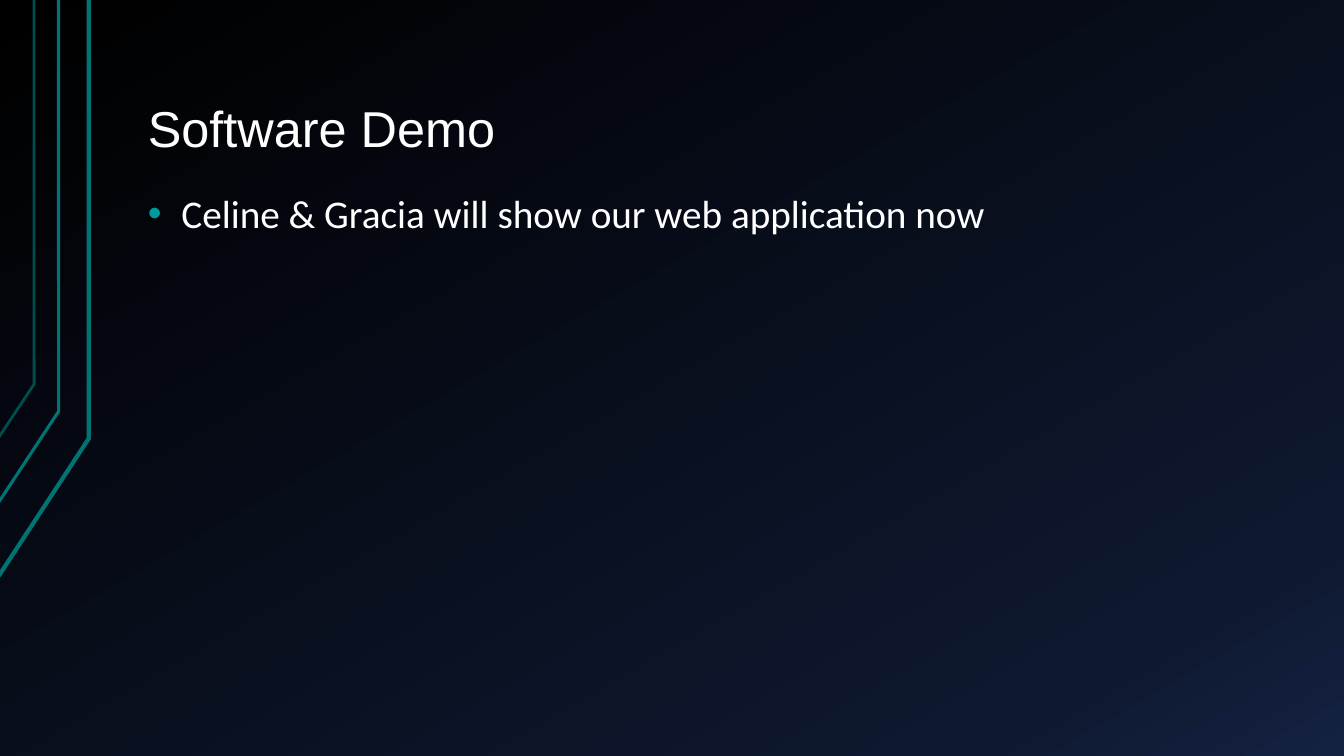
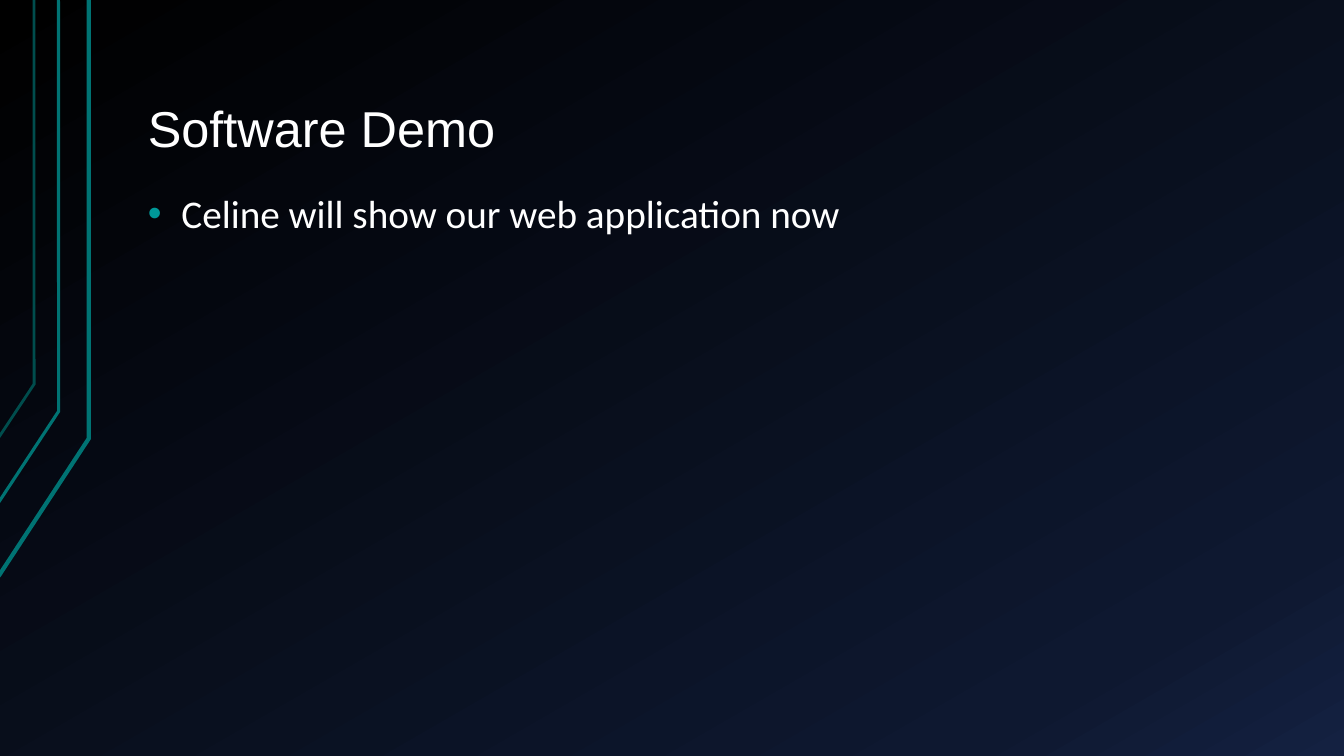
Before and after one commit to graciaandr/bioinf_group_project, a slide deck: slide 12 of Presentation/Final Presentation_BIO727P_SWP_Team_Celine.pptx. Drawn at 1344x756 pixels with LibreOffice and Linux fonts; fonts in the diff are those of the drawing. Boxes give left, top, right and bottom in pixels: in the first picture for what was removed or moved away, otherwise in the second. Text is boxed around its words. In the diff, an @@ line names an element or a change of style, - is before the commit and + after.

```diff
--- a/Presentation/Final Presentation_BIO727P_SWP_Team_Celine.pptx
+++ b/Presentation/Final Presentation_BIO727P_SWP_Team_Celine.pptx
@@ text at box(181, 200, 839, 235): text changed @@
-• Celine & Gracia will show our web application now
+• Celine will show our web application now
```
Also in this commit, not shown: 2 other slides changed, 1 other file.
